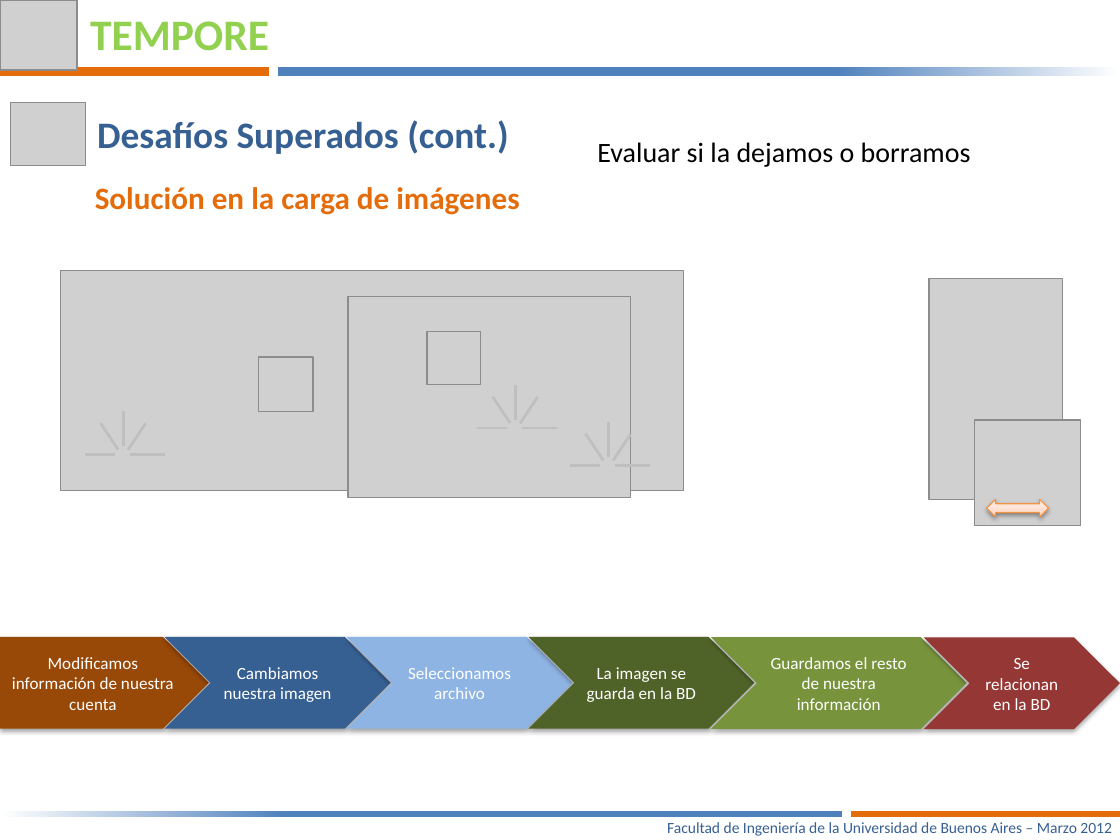
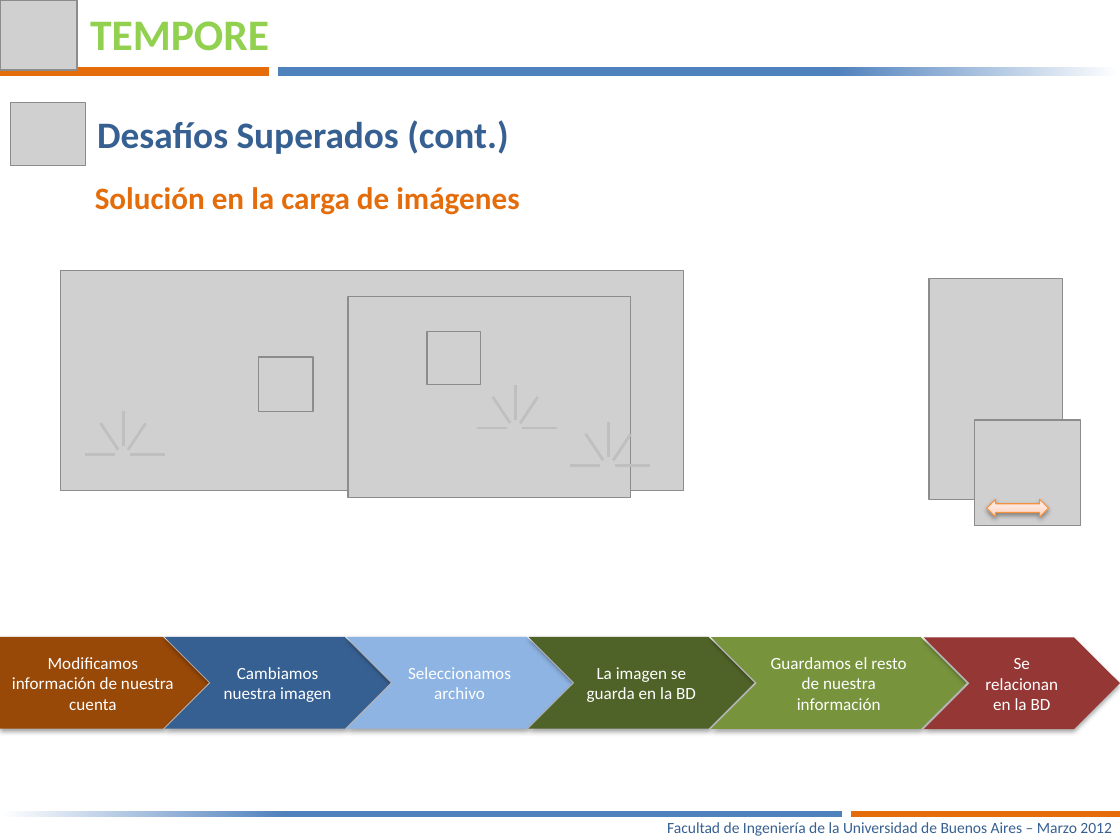
Before and after one commit to joshishimla99/tempore, a slide deck: slide 13 of docs/Presentacion Final/Tempore – Manejá tus tiempos-V6.pptx (slide 15 before the commit). Drawn at 1120x840 pixels with LibreOffice and Linux fonts; fonts in the diff are those of the drawing; grey boxes stand for pictures; background and template pictures are left out. Boxes give left, top, right and bottom in pixels: in the first picture for what was removed or moved away, otherwise in the second. Text is boxed around its words. In the diff, an @@ line names an element or a change of style, - is before the commit and + after.

```diff
--- a/docs/Presentacion Final/Tempore – Manejá tus tiempos-V6.pptx
+++ b/docs/Presentacion Final/Tempore – Manejá tus tiempos-V6.pptx
@@ text removed at [597, 142, 971, 167] @@
-Evaluar si la dejamos o borramos
```
Also in this commit, not shown: 3 other slides changed, 1 slide removed, 6 other files.
